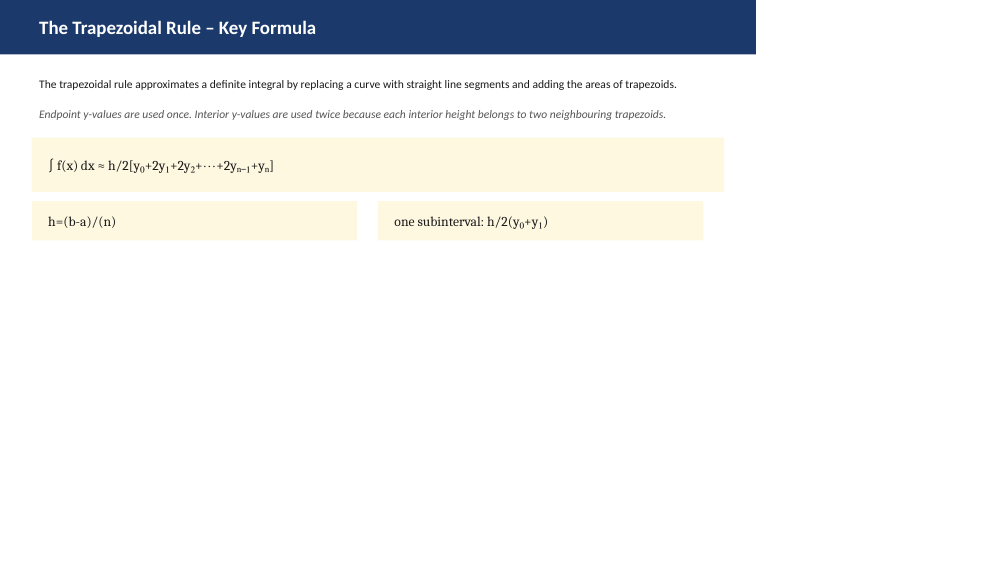
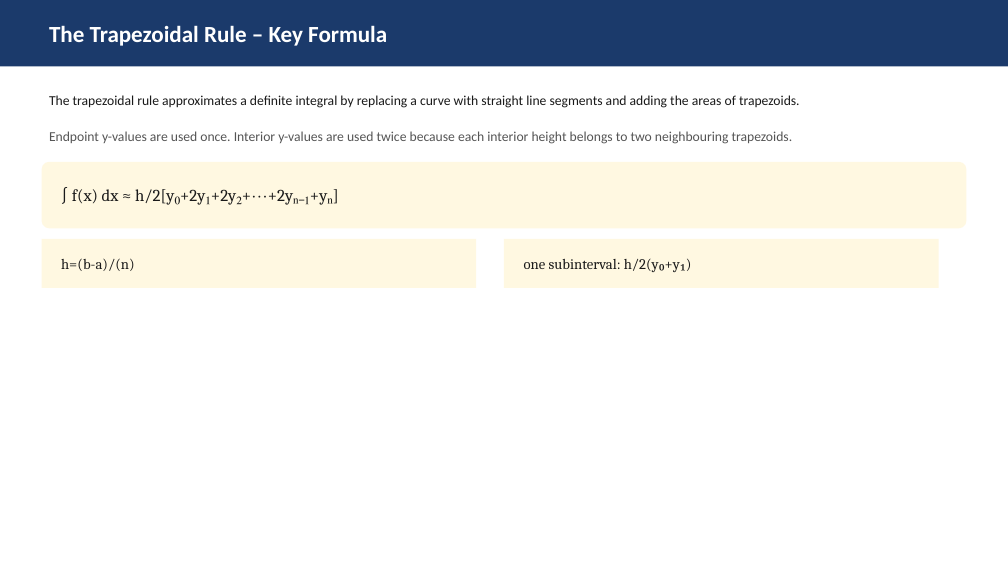
Before and after one commit to xiharbingerix/hsc-maths-coach, a slide deck: slide 3 of generated-slides/year-12-advanced/further-integral-calculus/trapezoidal-rule.pptx. Drawn at 1008x567 pixels with LibreOffice and Linux fonts; fonts in the diff are those of the drawing. Boxes give left, top, right and bottom in pixels: in the first picture for what was removed or moved away, otherwise in the second. Text is boxed around its words. In the diff, an @@ line names an element or a change of style, - is before the commit and + after.

```diff
--- a/generated-slides/year-12-advanced/further-integral-calculus/trapezoidal-rule.pptx
+++ b/generated-slides/year-12-advanced/further-integral-calculus/trapezoidal-rule.pptx
@@ rectangle: place and size @@
-rectangle at bbox=[0, 0, 756, 54]
+rectangle at bbox=[0, 0, 1008, 67]
@@ text "The Trapezoidal Rule – Key ...": place and size @@
-text "The Trapezoidal Rule – Key ..." at bbox=[39, 20, 317, 37]
+text "The Trapezoidal Rule – Key ..." at bbox=[49, 25, 387, 46]
@@ text "The Trapezoidal Rule – Key ..." at bbox=[49, 25, 387, 46]: size 18 to 22 pt @@
@@ text "The trapezoidal rule approximates a ...": place and size @@
-text "The trapezoidal rule approximates a ..." at bbox=[39, 80, 677, 90]
+text "The trapezoidal rule approximates a ..." at bbox=[49, 95, 800, 108]
@@ text "The trapezoidal rule approximates a ..." at bbox=[49, 95, 800, 108]: size 11 to 13 pt @@
@@ text "Endpoint y-values are used once. ...": place and size @@
-text "Endpoint y-values are used once. ..." at bbox=[39, 110, 666, 120]
+text "Endpoint y-values are used once. ..." at bbox=[49, 131, 793, 144]
@@ text "Endpoint y-values are used once. ..." at bbox=[49, 131, 793, 144]: size 11 to 13 pt, italic off @@
@@ rounded rectangle: place and size @@
-rounded rectangle at bbox=[32, 138, 724, 192]
+rounded rectangle at bbox=[42, 162, 966, 228]
@@ rounded rectangle at bbox=[42, 162, 966, 228]: rectangle to rounded rectangle @@
@@ text "∫ f(x) dx ≈ h/2[y₀+2y₁+2y₂+⋯+2yₙ₋₁+yₙ]": place and size @@
-text "∫ f(x) dx ≈ h/2[y₀+2y₁+2y₂+⋯+2yₙ₋₁+yₙ]" at bbox=[57, 160, 170, 173]
+text "∫ f(x) dx ≈ h/2[y₀+2y₁+2y₂+⋯+2yₙ₋₁+yₙ]" at bbox=[72, 189, 211, 205]
@@ text "∫ f(x) dx ≈ h/2[y₀+2y₁+2y₂+⋯+2yₙ₋₁+yₙ]" at bbox=[72, 189, 211, 205]: size 13 to 16 pt @@
@@ rectangle: place and size @@
-rectangle at bbox=[32, 201, 358, 240]
+rectangle at bbox=[42, 239, 476, 288]
@@ rectangle: place and size @@
-rectangle at bbox=[378, 201, 704, 240]
+rectangle at bbox=[504, 239, 939, 288]
@@ text "h=(b-a)/(n)": place and size @@
-text "h=(b-a)/(n)" at bbox=[48, 216, 116, 228]
+text "h=(b-a)/(n)" at bbox=[61, 258, 135, 271]
@@ text "h=(b-a)/(n)" at bbox=[61, 258, 135, 271]: size 13 to 14 pt @@
@@ text "one subinterval: h/2(y₀+y₁)" at bbox=[524, 259, 659, 272]: size 13 to 14 pt @@
@@ text "one subinterval: h/2(y₀+y₁)": place and size @@
-text "one subinterval: h/2(y₀+y₁)" at bbox=[394, 216, 519, 229]
+text "one subinterval: h/2(y₀+y₁)" at bbox=[524, 259, 659, 272]
```
Also in this commit, not shown: 9 other slides changed, 1 slide added, 1 slide removed, 11 other files.
